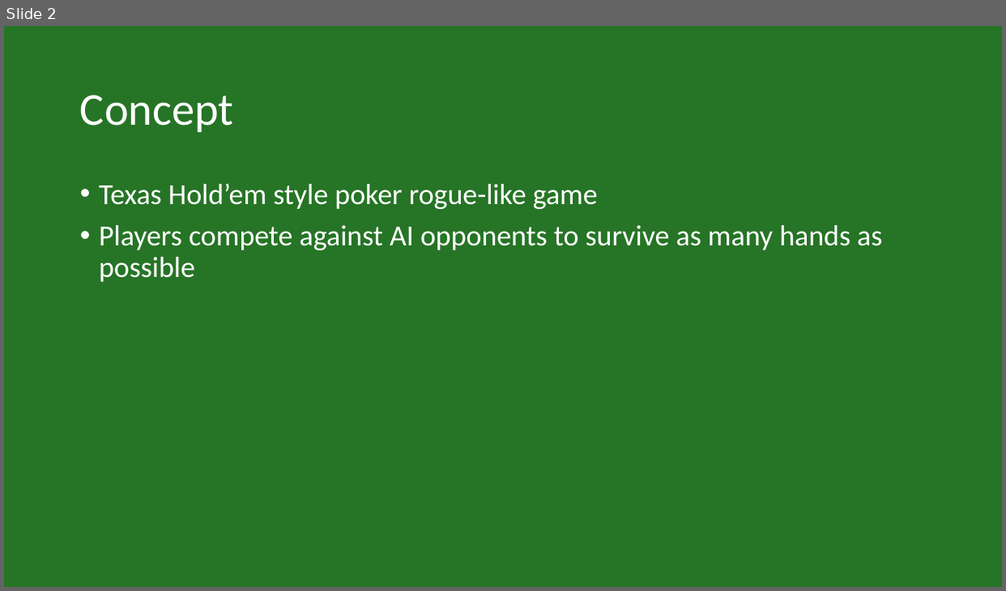
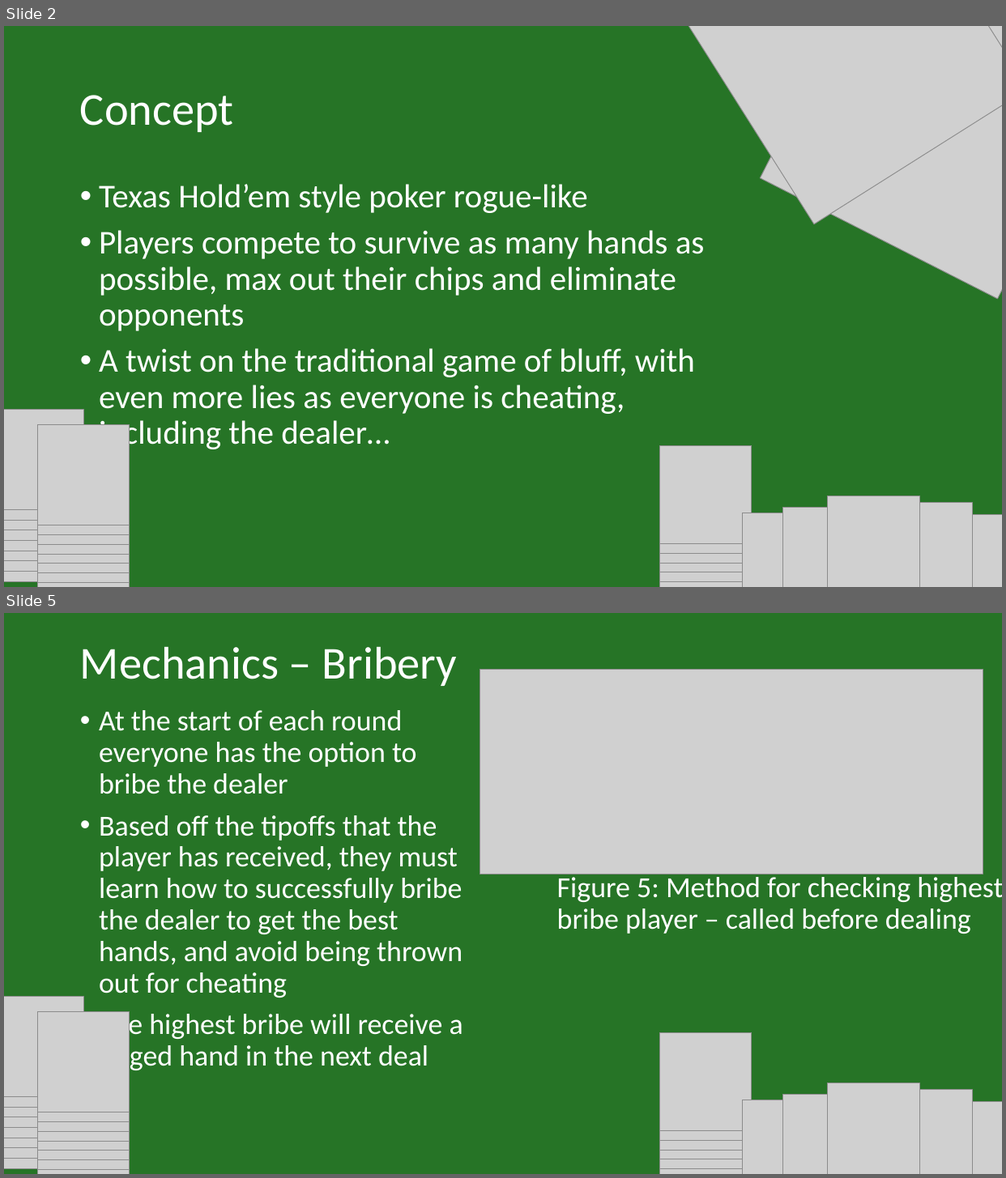
Before and after one commit to IsabelHampton/bluffs-and-bribes, a slide deck: Docs/Bluffs & Bribes Pitch.pptx. Shown one above the other, each under a label of ours: slide 2 before the commit, slides 2 and 5 after it; the slides between them are not shown. The pictures are 1006x591 and 1006x1178 pixels, drawn with LibreOffice and Linux fonts; fonts in the diff are those of the drawing; grey boxes stand for pictures. Boxes give left, top, right and bottom in pixels: in the first picture for what was removed or moved away, otherwise in the second. Text is boxed around its words. In the diff, an @@ line names an element or a change of style, - is before the commit and + after.

```diff
--- a/Docs/Bluffs & Bribes Pitch.pptx
+++ b/Docs/Bluffs & Bribes Pitch.pptx
@@ slide 5 added at box(4, 613, 1002, 1174), background #267426 @@
@@ title added at box(80, 646, 457, 686), 44 pt, text #FFFFFF @@
+Mechanics – Bribery
@@ picture added at box(480, 669, 983, 874) @@
@@ text added at box(99, 710, 463, 1073), 28 pt, text #FFFFFF @@
+• At the start of each round everyone has the option to bribe the dealer
+• Based off the tipoffs that the player has received, they must learn how to successfully bribe the dealer to get the best hands, and avoid being thrown out for cheating
+• The highest bribe will receive a rigged hand in the next deal
@@ text added at box(557, 873, 1002, 934), 28 pt, text #FFFFFF @@
+Figure 5: Method for checking highest bribe player – called before dealing
@@ group added at box(4, 997, 129, 1174): 18 pictures @@
@@ group added at box(661, 1033, 1002, 1174): 14 pictures @@
@@ slide 2 changed as well @@
@@ picture added at box(678, 26, 1002, 224) @@
@@ picture added at box(760, 26, 1002, 299) @@
@@ text at box(99, 184, 705, 452): text changed; size 28 to 32 pt @@
-• Texas Hold’em style poker rogue-like game
-• Players compete against AI opponents to survive as many hands as possible
+• Texas Hold’em style poker rogue-like
+• Players compete to survive as many hands as possible, max out their chips and eliminate opponents
+• A twist on the traditional game of bluff, with even more lies as everyone is cheating, including the dealer…
@@ group added at box(4, 410, 129, 587): 18 pictures @@
@@ group added at box(661, 446, 1002, 587): 14 pictures @@
```
Also in this commit, not shown: 1 other slide changed, 19 other slides added, 6 slides removed.
